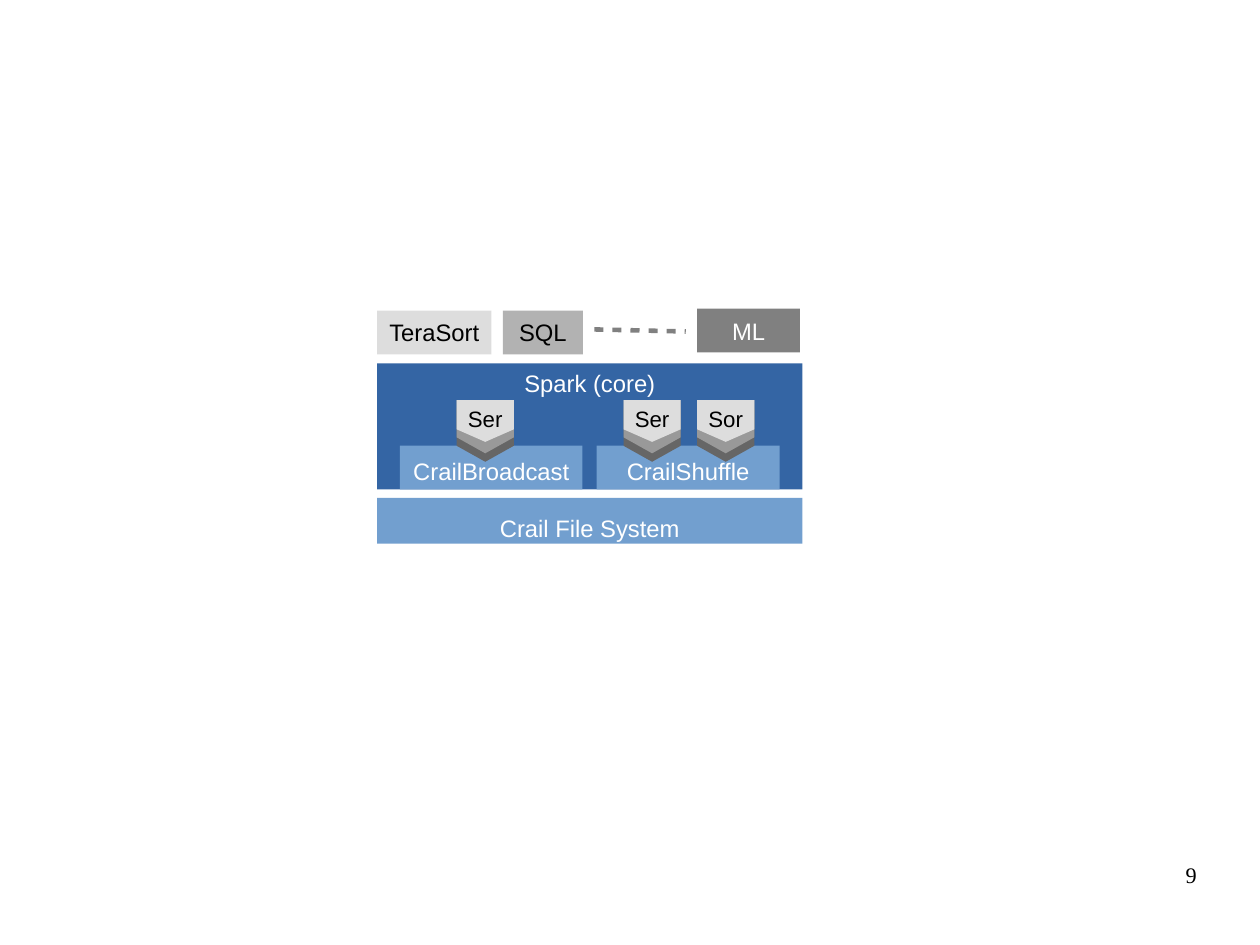
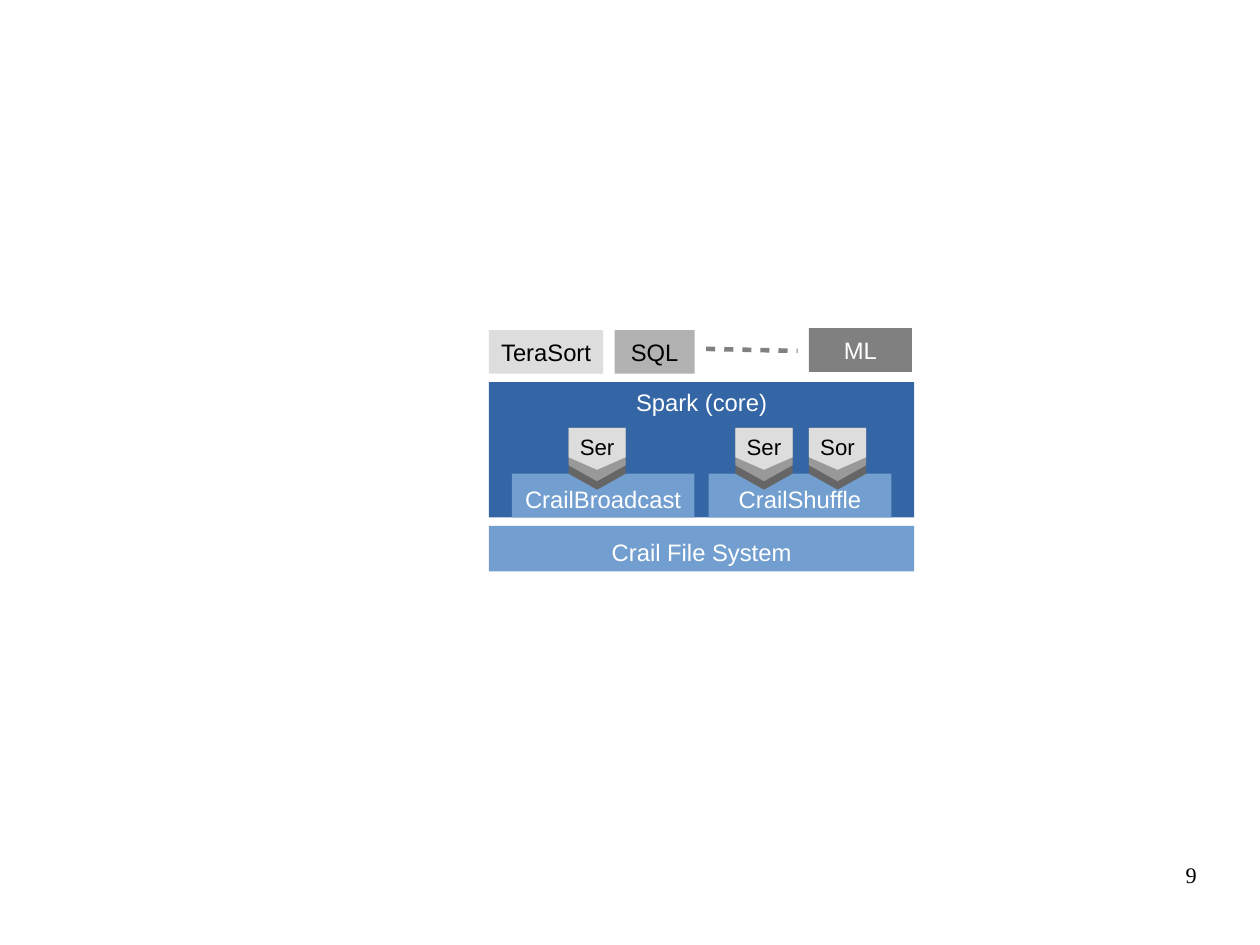
Before and after one commit to apache/incubator-crail-website, a slide deck: slide 9 of _graphix/website.odp. Drawn at 1260x945 pixels with LibreOffice and Linux fonts; fonts in the diff are those of the drawing; background and template pictures are left out. Boxes give left, top, right and bottom in pixels: in the first picture for what was removed or moved away, otherwise in the second. Text is boxed around its words. In the diff, an @@ line names an element or a change of style, - is before the commit and + after.

```diff
--- a/_graphix/website.odp
+++ b/_graphix/website.odp
@@ rectangle "ML": place and size @@
-rectangle "ML" at <box>697,309,800,352</box>
+rectangle "ML" at <box>810,328,912,372</box>
@@ 2 rectangles, 1 text, 1 line: place and size @@
-2 rectangles, 1 text, 1 line at <box>377,311,686,397</box>
+2 rectangles, 1 text, 1 line at <box>489,330,798,416</box>
@@ rectangle: place and size @@
-rectangle at <box>377,364,803,489</box>
+rectangle at <box>489,382,915,517</box>
@@ 6 freeform shapes, 2 texts: place and size @@
-6 freeform shapes, 2 texts at <box>457,400,681,462</box>
+6 freeform shapes, 2 texts at <box>568,428,792,491</box>
@@ 3 freeform shapes, 1 text: place and size @@
-3 freeform shapes, 1 text at <box>697,400,755,462</box>
+3 freeform shapes, 1 text at <box>810,428,867,491</box>
@@ 3 texts, 3 rectangles: place and size @@
-3 texts, 3 rectangles at <box>377,446,803,544</box>
+3 texts, 3 rectangles at <box>489,473,915,572</box>
```
Also in this commit, not shown: 1 other file.
